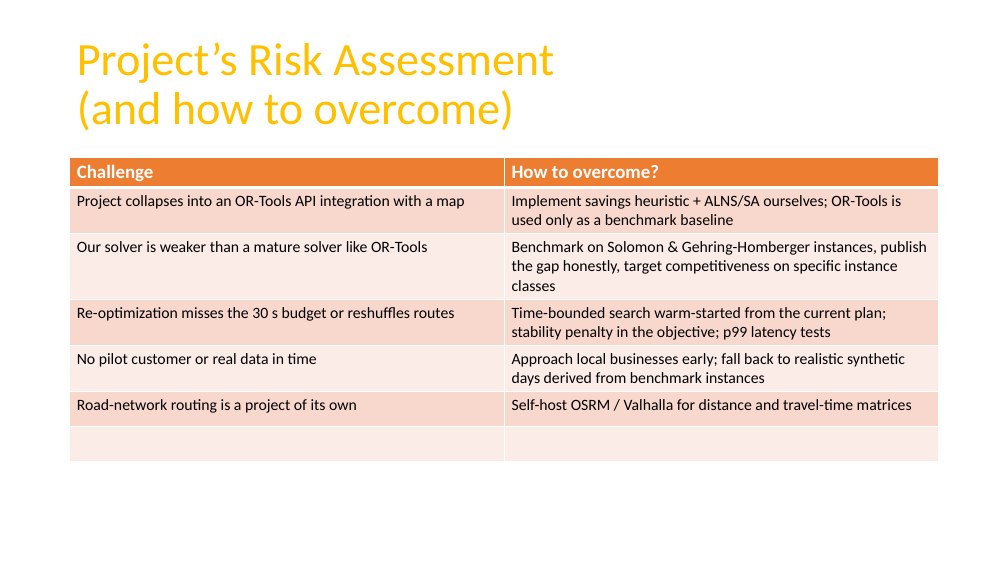
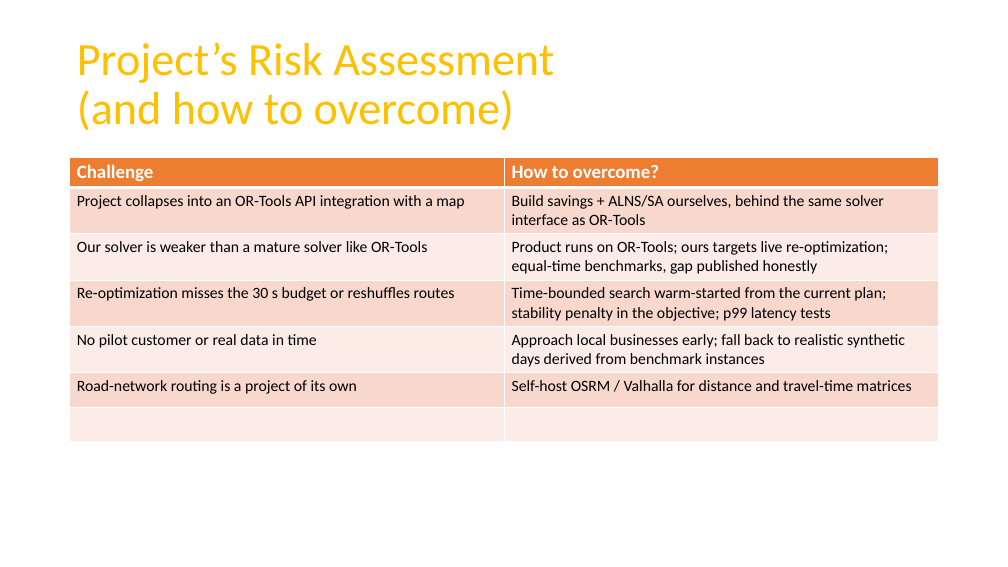
Before and after one commit to NaimElijah/DispatchFlow, a slide deck: slide 8 of docs/presentation/DispatchFlow_Presentation.pptx. Drawn at 1008x567 pixels with LibreOffice and Linux fonts; fonts in the diff are those of the drawing. Boxes give left, top, right and bottom in pixels: in the first picture for what was removed or moved away, otherwise in the second. Text is boxed around its words. In the diff, an @@ line names an element or a change of style, - is before the commit and + after.

Commit message:
docs(solver): adopt OR-Tools first and a research solver track
The initial deck used OR-Tools only as a benchmark baseline and
scheduled our own solver before the platform, so the product, the
demo and the pilot depended on the least predictable component.
Align every planning doc on the agreed strategy instead.

- ADR-004: every solver behind one Solver port in the optimization
  service, chosen by name and judged by the shared validator and
  objective. A failing solver raises one typed error, with no
  fallback to another solver.
- ADR-005: OR-Tools runs the product (Phase 1). Our Clarke-Wright +
  ALNS solver is a measured research track aimed at re-optimization
  (Phase 2), with a benchmark protocol fixed in advance and a
  deterministic CI regression gate.
- Requirements: revise FR-20, FR-42, FR-43 and FR-46; add FR-51
  (PyVRP reference), the NFR-24/NFR-25 solver research targets and
  two non-goals; open Q-29/Q-30 for the values still to be agreed
  with the advisor; fix the source links.
- Implementation plan (.md and .txt) and deck slides 5, 6, 8 and
  10-12 follow the same strategy and timeline.

Refs: ADR-004, ADR-005

```diff
--- a/docs/presentation/DispatchFlow_Presentation.pptx
+++ b/docs/presentation/DispatchFlow_Presentation.pptx
@@ table at bbox=[70, 157, 939, 457] @@
-row 2, column 2: Implement savings heuristic + ALNS/SA ourselves; OR-Tools is used only as a benchmark baseline
+row 2, column 2: Build savings + ALNS/SA ourselves, behind the same solver interface as OR-Tools
-row 3, column 2: Benchmark on Solomon & Gehring-Homberger instances, publish the gap honestly, target competitiveness on specific instance classes
+row 3, column 2: Product runs on OR-Tools; ours targets live re-optimization; equal-time benchmarks, gap published honestly
```
Also in this commit, not shown: 5 other slides changed, 6 other files.
